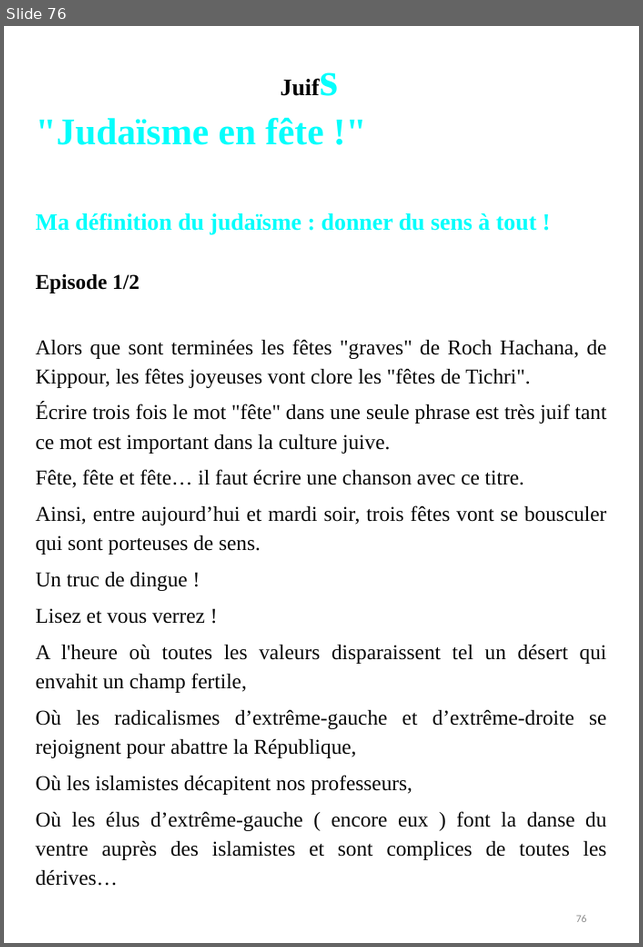
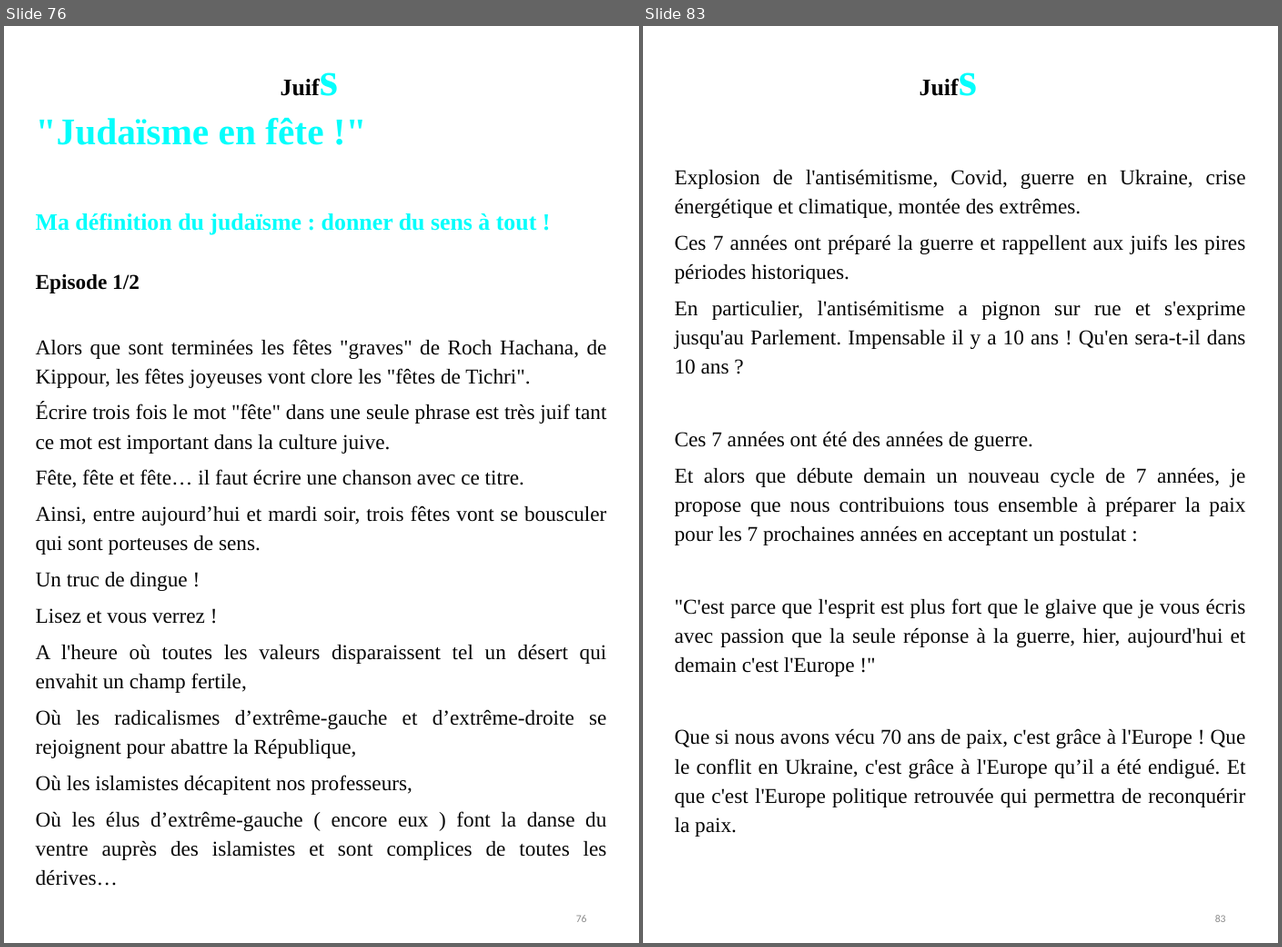
Before and after one commit to BenjaminLOUIS84/e_commerce, a slide deck: e_commerce/public/ppsx/tome2.ppsx. Shown side by side, each under a label of ours: slide 76 before the commit, slides 76 and 83 after it; the slides between them are not shown. The pictures are 643x947 and 1282x947 pixels, drawn with LibreOffice and Linux fonts; fonts in the diff are those of the drawing. Boxes give left, top, right and bottom in pixels: in the first picture for what was removed or moved away, otherwise in the second. Text is boxed around its words. In the diff, an @@ line names an element or a change of style, - is before the commit and + after.

```diff
--- a/e_commerce/public/ppsx/tome2.ppsx
+++ b/e_commerce/public/ppsx/tome2.ppsx
@@ slide 83 added at (x1=643, y1=26, x2=1278, y2=943), background #FFFFFF @@
@@ text added at (x1=911, y1=44, x2=992, y2=136), 20.1 pt, text #000000, bold @@
+Juifs
@@ text added at (x1=675, y1=169, x2=1246, y2=837), 18 pt, text #050505 @@
+Explosion de l'antisémitisme, Covid, guerre en Ukraine, crise énergétique et climatique, montée des extrêmes.
+Ces 7 années ont préparé la guerre et rappellent aux juifs les pires périodes historiques.
+En particulier, l'antisémitisme a pignon sur rue et s'exprime jusqu'au Parlement. Impensable il y a 10 ans ! Qu'en sera-t-il dans 10 ans ?
+Ces 7 années ont été des années de guerre.
+Et alors que débute demain un nouveau cycle de 7 années, je propose que nous contribuions tous ensemble à préparer la paix pour les 7 prochaines années en acceptant un postulat :
+"C'est parce que l'esprit est plus fort que le glaive que je vous écris avec passion que la seule réponse à la guerre, hier, aujourd'hui et demain c'est l'Europe !"
+Que si nous avons vécu 70 ans de paix, c'est grâce à l'Europe ! Que le conflit en Ukraine, c'est grâce à l'Europe qu’il a été endigué. Et que c'est l'Europe politique retrouvée qui permettra de reconquérir la paix.
@@ page number added at (x1=1215, y1=915, x2=1226, y2=922), 9 pt, text #8C8C8C @@
+83
```
Also in this commit, not shown: 3 slides changed, 79 other slides added.
